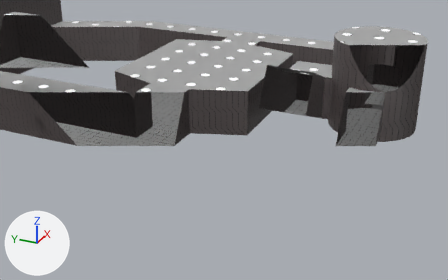
A saved change to the Blender file assets/map1.blend.
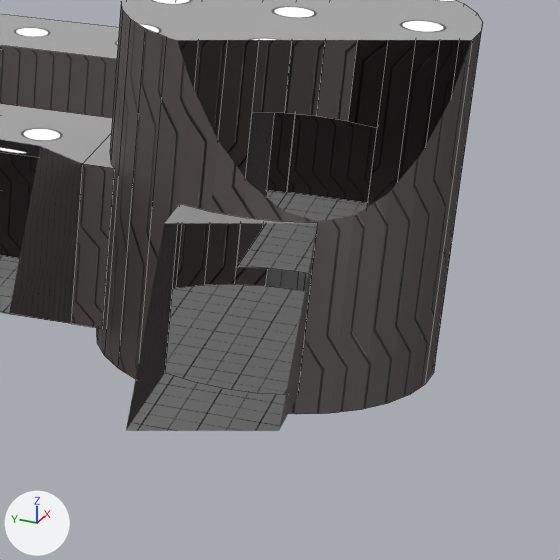
There are two pictures of each version: one from a 50 mm lens placed at (-71.4, -12.3, 28.5), pointed at (-9.2, 15.7, -2.6), one close up on the part from 68% to 100% of the width and 12% to 64% of the height. Lighting does not change. The marker at lower left points along +X, +Y and +Z. The close-ups show mesh edges as thin lines. Everything nearer to the camera than a plane just in front of the edit is cut away.

Before the edit, the objects in view are built like this:
```python
me_cube = bpy.data.meshes.new('Cube')
me_cube.from_pydata(...)  # 443 vertices, 326 faces, 12 loose edges; spans x -104.0..14.0, y -44.0..141.0, z -1.0..32.0
me_cube.materials.append(mat_material)
me_cube.materials.append(mat_ceiling)
me_cube.materials.append(mat_northernwing_walls)
me_cube.materials.append(mat_northernwing_floor)
me_cube.materials.append(mat_arboretumdome)  # black #1b1b1b
me_cube.materials.append(mat_arboretumwalls)
me_cube.materials.append(mat_arboretumfloor)
me_cube.materials.append(mat_startareawall)
me_cube.materials.append(mat_startcylinder)
ob_walls = bpy.data.objects.new('Walls', me_cube)
ob_walls.location = (0.0, 0.0, 0.0)
```
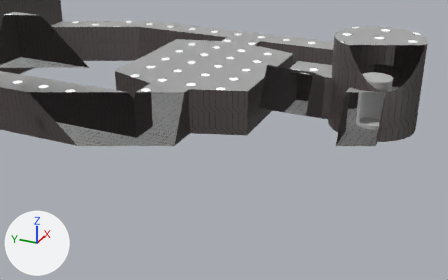
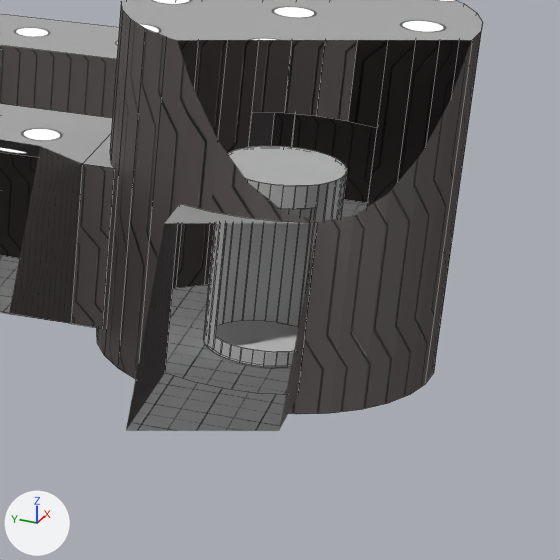
Boxes [x1, y1, x2, y2] around the edits, measured in the close-ups (560 x 560 px):
'StartPod', added: after [204, 146, 347, 367]

The change, as a list of edits to the scene's bpy script:
```text
Add me_cylinder_007:
    me_cylinder_007.from_pydata(...)  # 82 vertices, 42 faces; spans x -1.88..1.91, y -1.92..1.87, z -1.25..4.68
Add ob_startpod:
    ob_startpod = bpy.data.objects.new('StartPod', me_cylinder_007)
    ob_startpod.location = (0.0, 0.0, 0.0)
    _m = ob_startpod.modifiers.new('Solidify', 'SOLIDIFY')
    _m.thickness = 0.06
```
